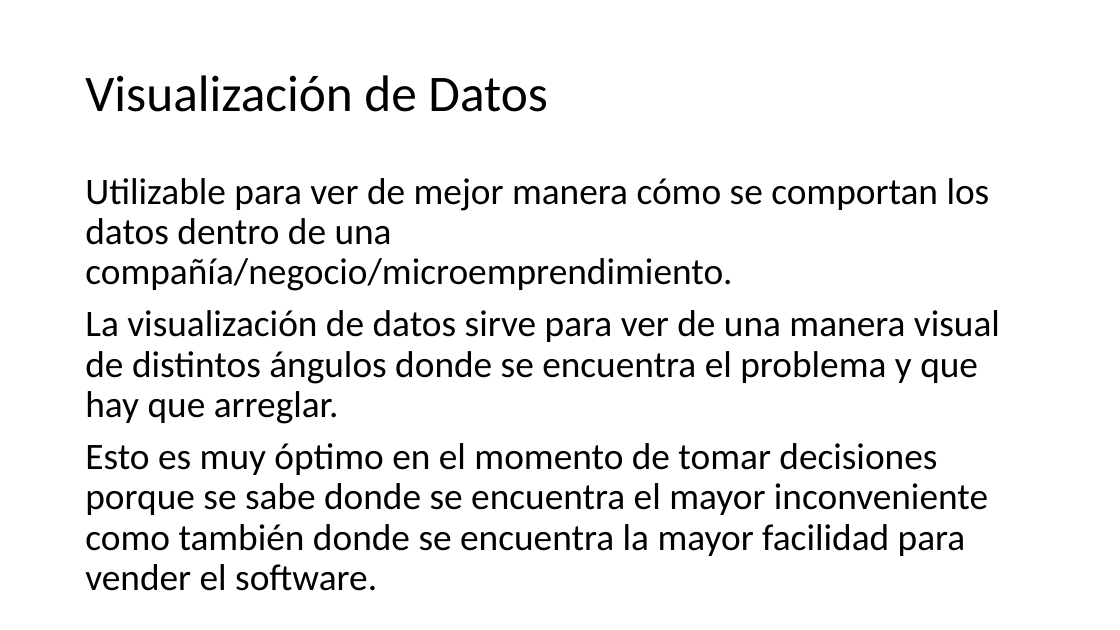
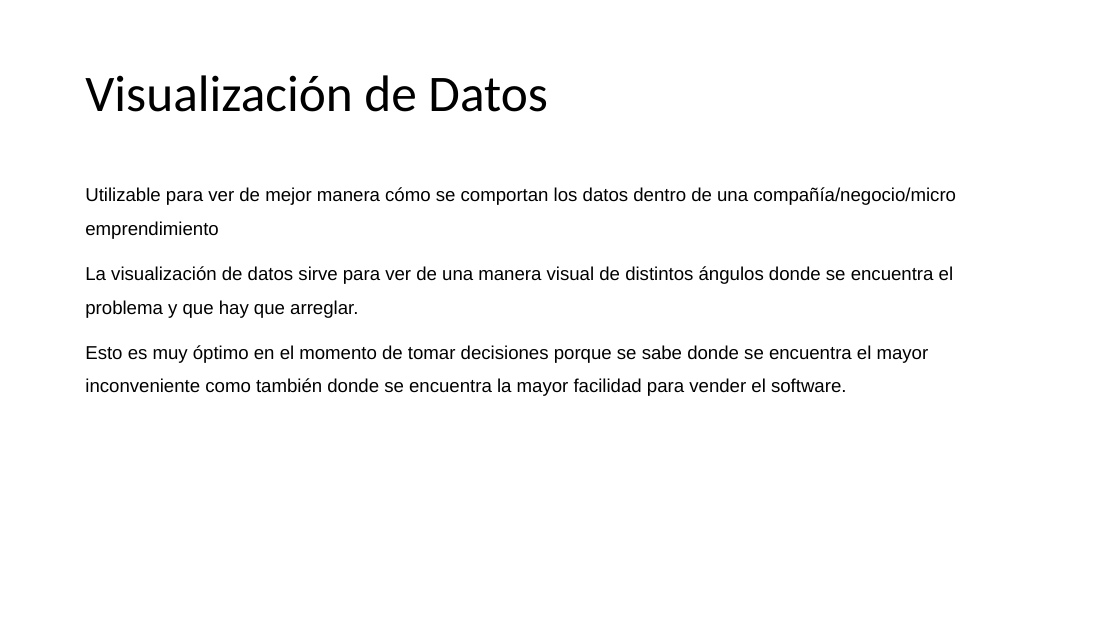
Before and after one commit to abelcondear/course, a slide deck: slide 43 of presentacion-curso.pptx. Drawn at 1120x630 pixels with LibreOffice and Linux fonts; fonts in the diff are those of the drawing. Boxes give left, top, right and bottom in pixels: in the first picture for what was removed or moved away, otherwise in the second. Text is boxed around its words. In the diff, an @@ line names an element or a change of style, - is before the commit and + after.

```diff
--- a/presentacion-curso.pptx
+++ b/presentacion-curso.pptx
@@ text at bbox=[85, 187, 956, 239]: text changed; size 32 to 16 pt; font Calibri to Arial @@
-Utilizable para ver de mejor manera cómo se comportan los datos dentro de una compañía/negocio/microemprendimiento.
+Utilizable para ver de mejor manera cómo se comportan los datos dentro de una compañía/negocio/micro emprendimiento
@@ text at bbox=[85, 266, 953, 396]: size 32 to 16 pt, font Calibri to Arial in "La visualización de datos sirve para ver ...", "Esto es muy óptimo en el momento ..."; line spacing 0.9 to 1.5 @@
```
Also in this commit, not shown: 48 other slides changed, 3 other files.
